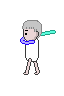
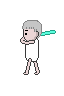
The second 64x96 image is a revision of the first. Changes to its layers:
renamed "레이어 56" to "팔 복사", showed it, moved it above "팔", painted on it over 20, 37, 35, 45
hid "팔" over 20, 37, 35, 45
